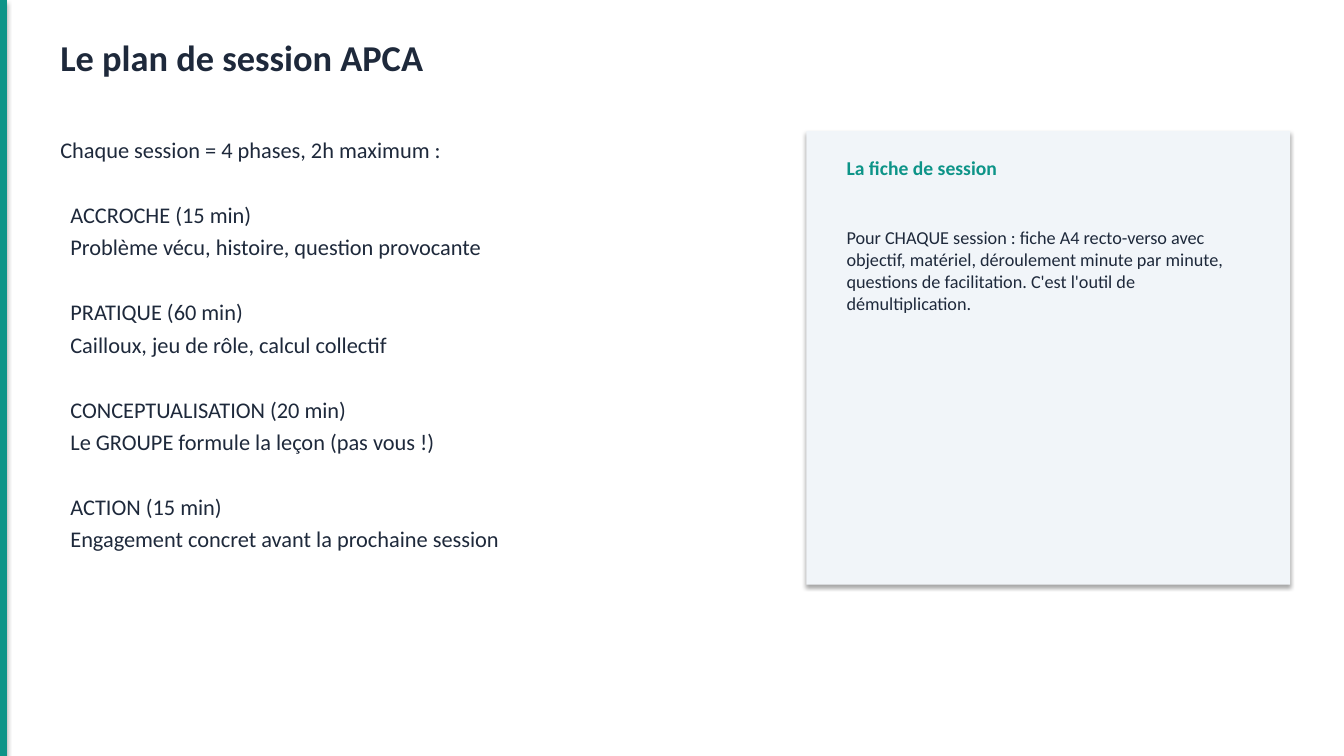
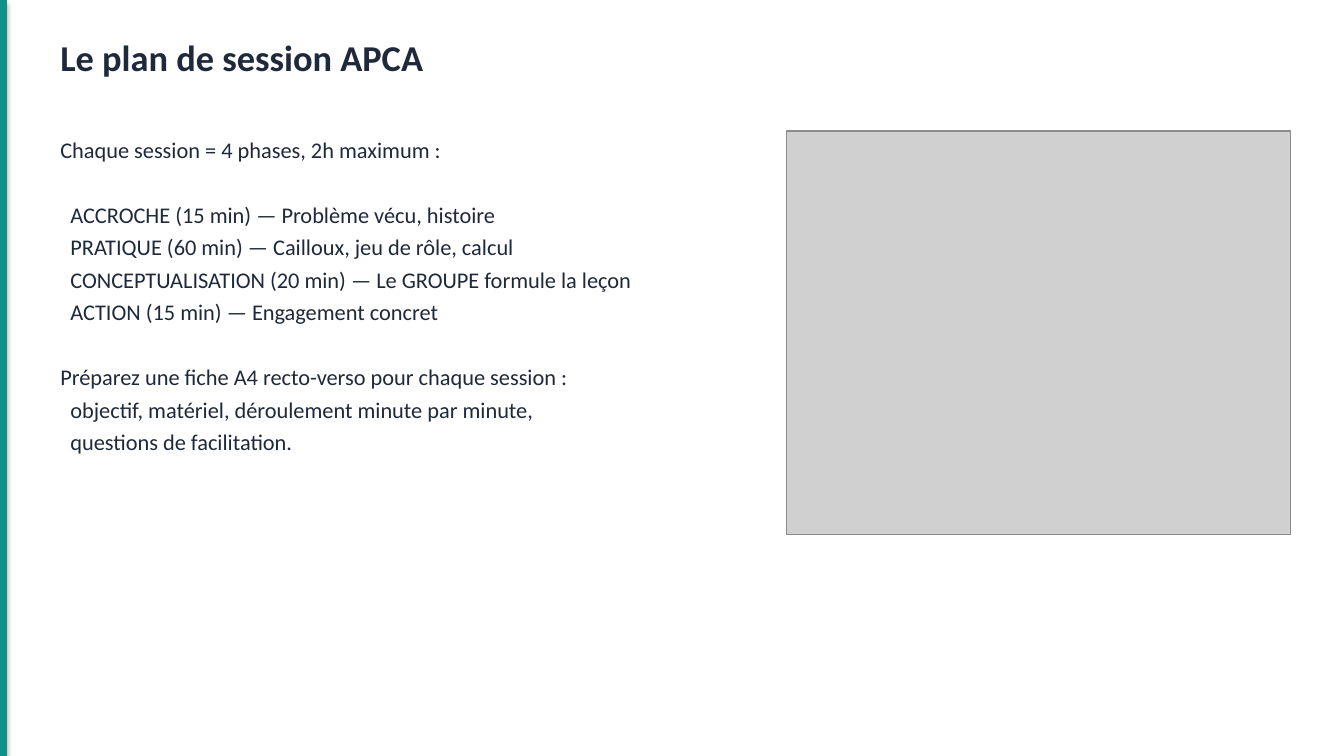
Before and after one commit to Louistatch/portefolio, a slide deck: slide 42 of TOF-FIN-01_Gestion_Financiere_Paysanne.pptx (slide 39 before the commit). Drawn at 1344x756 pixels with LibreOffice and Linux fonts; fonts in the diff are those of the drawing; grey boxes stand for pictures. Boxes give left, top, right and bottom in pixels: in the first picture for what was removed or moved away, otherwise in the second. Text is boxed around its words. In the diff, an @@ line names an element or a change of style, - is before the commit and + after.

```diff
--- a/TOF-FIN-01_Gestion_Financiere_Paysanne.pptx
+++ b/TOF-FIN-01_Gestion_Financiere_Paysanne.pptx
@@ picture added at [786, 131, 1291, 534] @@
@@ rectangle removed at [807, 131, 1291, 585] @@
@@ text removed at [847, 161, 997, 175] @@
-La fiche de session
@@ text at [60, 207, 631, 454]: text changed @@
-ACCROCHE (15 min)
-Problème vécu, histoire, question provocante
-PRATIQUE (60 min)
-Cailloux, jeu de rôle, calcul collectif
-CONCEPTUALISATION (20 min)
-Le GROUPE formule la leçon (pas vous !)
-ACTION (15 min)
-Engagement concret avant la prochaine session
+ACCROCHE (15 min) — Problème vécu, histoire
+PRATIQUE (60 min) — Cailloux, jeu de rôle, calcul
+CONCEPTUALISATION (20 min) — Le GROUPE formule la leçon
+ACTION (15 min) — Engagement concret
+Préparez une fiche A4 recto-verso pour chaque session :
+objectif, matériel, déroulement minute par minute,
+questions de facilitation.
@@ text removed at [847, 231, 1223, 313] @@
-Pour CHAQUE session : fiche A4 recto-verso avec objectif, matériel, déroulement minute par minute, questions de facilitation. C'est l'outil de démultiplication.
```
Also in this commit, not shown: 31 other slides changed, 6 slides added, 3 slides removed, 13 other files.
